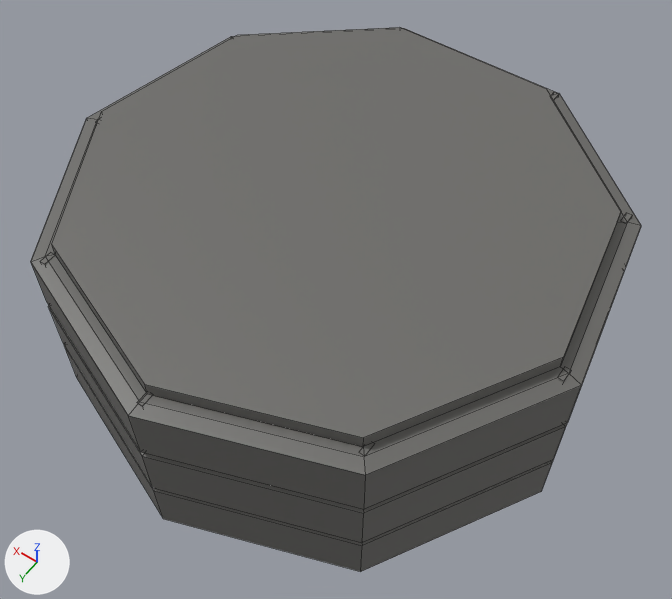
Before and after pictures for a commit that changed the Blender file assets/models/reinforced.blend.
The view is the same before and after, from a 50 mm camera at (-1.26, 1.76, 2.82) aimed at (-0.06, 0.09, 0.19). Lighting does not change. The marker at lower left points along +X, +Y and +Z. Mesh edges are drawn as thin lines.
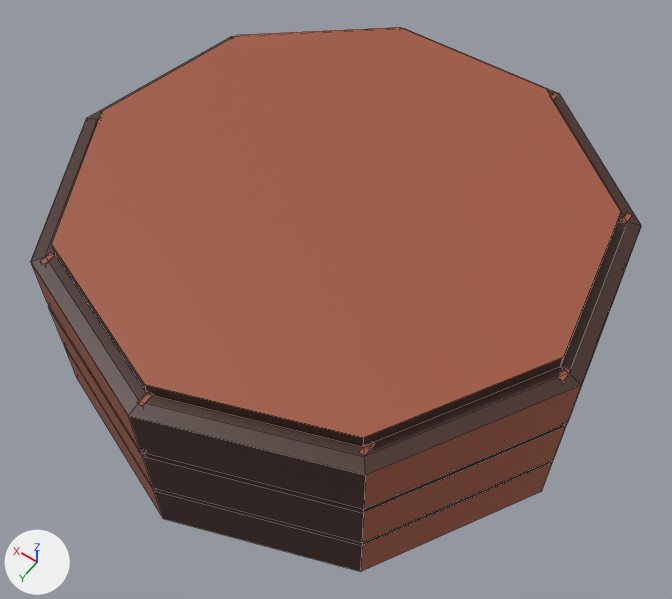
Where the change shows, as pixel boxes [x1, y1, x2, y2] in the pictures (672 x 599 px):
part 1 of me_cylinder, recoloured (grey to brown): [31, 28, 641, 572] in both
part 2 of me_cylinder, recoloured (grey to brown): [31, 27, 632, 571] in both

What the commit changed:
Material 'DarkOrange' (mat_darkorange) is new.
Its base color is (0.352, 0.0952, 0.0497) (brown #a0573f).
Material 'RedBrown' (mat_redbrown) is new.
Its base color is (0.0612, 0.0241, 0.0177) (brown #462b24).
me_cylinder has 501 vertices, 528 faces and spans x -0.98..0.98, y -0.94..1.0, z -0.5..2.74.
me_cylinder is used by ob_cylinder; location (0.0, 0.0, 0.0); scale (1.0, 1.0, 0.228).
me_cylinder part 1: 504 of the faces centred in x -0.98..0.98, y -0.94..1.0, z -0.5..2.63 switch from mat_material (dark grey #6c6b68) to mat_redbrown (brown #462b24).
me_cylinder part 2: 24 of the faces centred in x -0.93..0.93, y -0.94..0.94, z 0.0..2.74 switch from mat_material (dark grey #6c6b68) to mat_darkorange (brown #a0573f).
